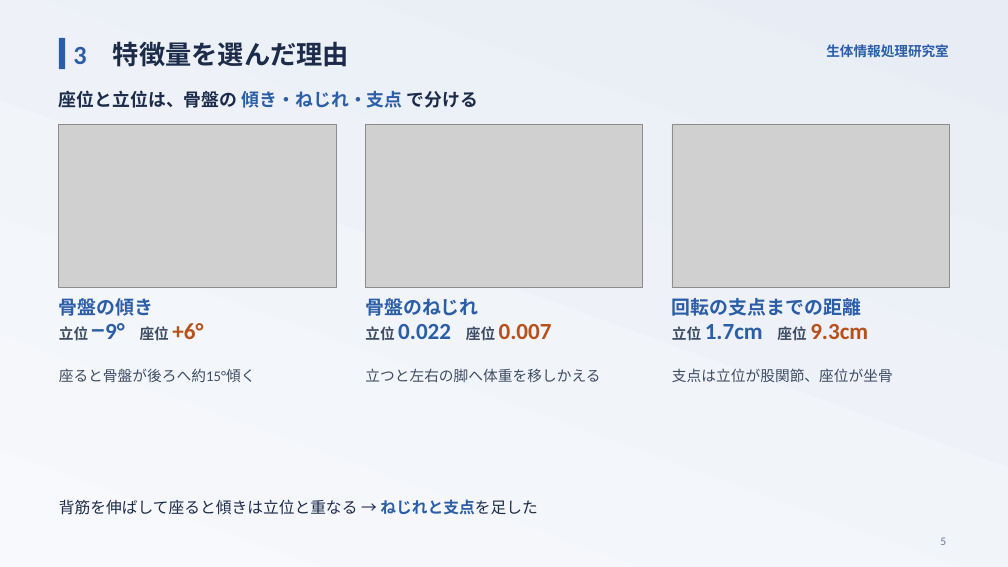
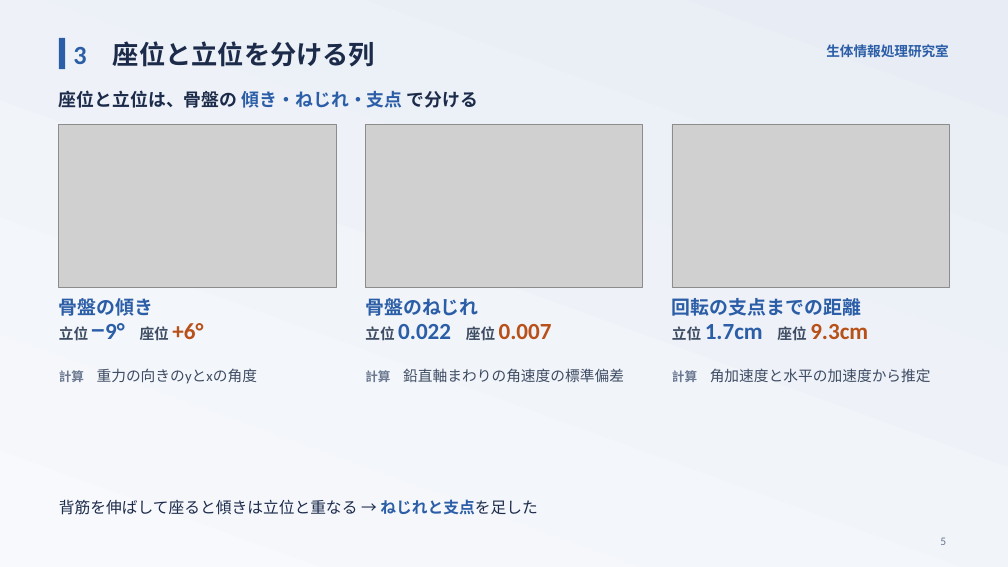
Before and after one commit to takuto-nohara/DataScienceContest, a slide deck: slide 5 of presentation/final_seitailab.pptx. Drawn at 1008x567 pixels with LibreOffice and Linux fonts; fonts in the diff are those of the drawing; grey boxes stand for pictures. Boxes give left, top, right and bottom in pixels: in the first picture for what was removed or moved away, otherwise in the second. Text is boxed around its words. In the diff, an @@ line names an element or a change of style, - is before the commit and + after.

```diff
--- a/presentation/final_seitailab.pptx
+++ b/presentation/final_seitailab.pptx
@@ text at bbox=[73, 41, 375, 67]: text changed @@
-3 特徴量を選んだ理由
+3 座位と立位を分ける列
@@ text at bbox=[59, 368, 257, 384]: text changed @@
-座ると骨盤が後ろへ約15°傾く
+計算 重力の向きのyとxの角度
@@ text at bbox=[365, 368, 624, 382]: text changed @@
-立つと左右の脚へ体重を移しかえる
+計算 鉛直軸まわりの角速度の標準偏差
@@ text at bbox=[672, 368, 931, 382]: text changed @@
-支点は立位が股関節、座位が坐骨
+計算 角加速度と水平の加速度から推定
```
Also in this commit, not shown: 5 other slides changed, 15 other files.
